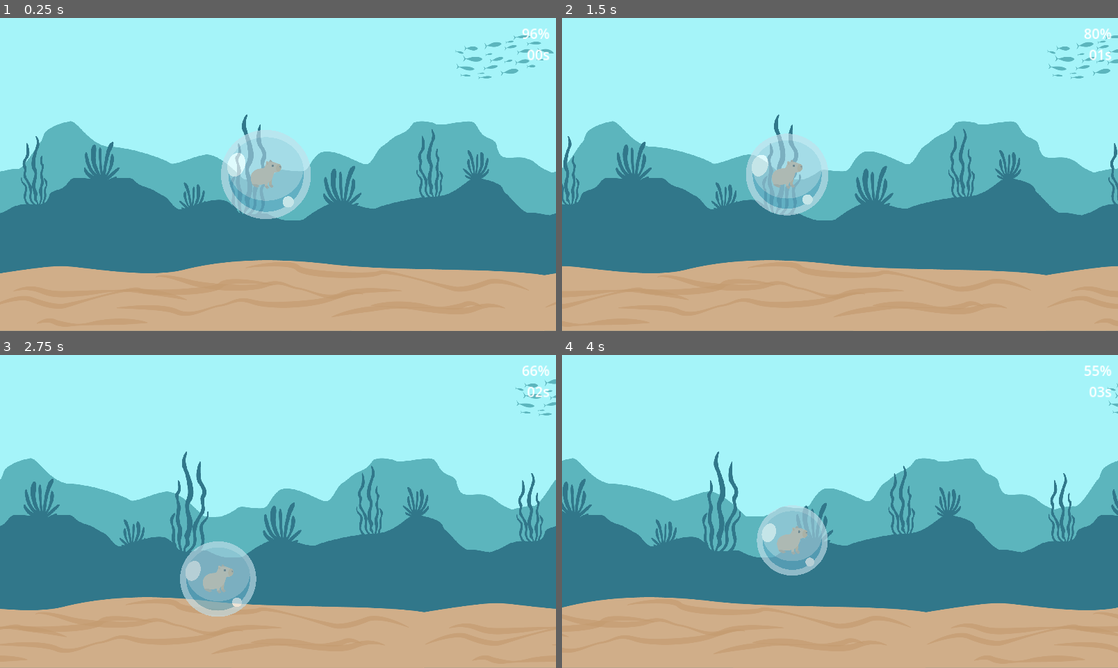
Above: before the commit, frames 1-4 (two rows, left to right).
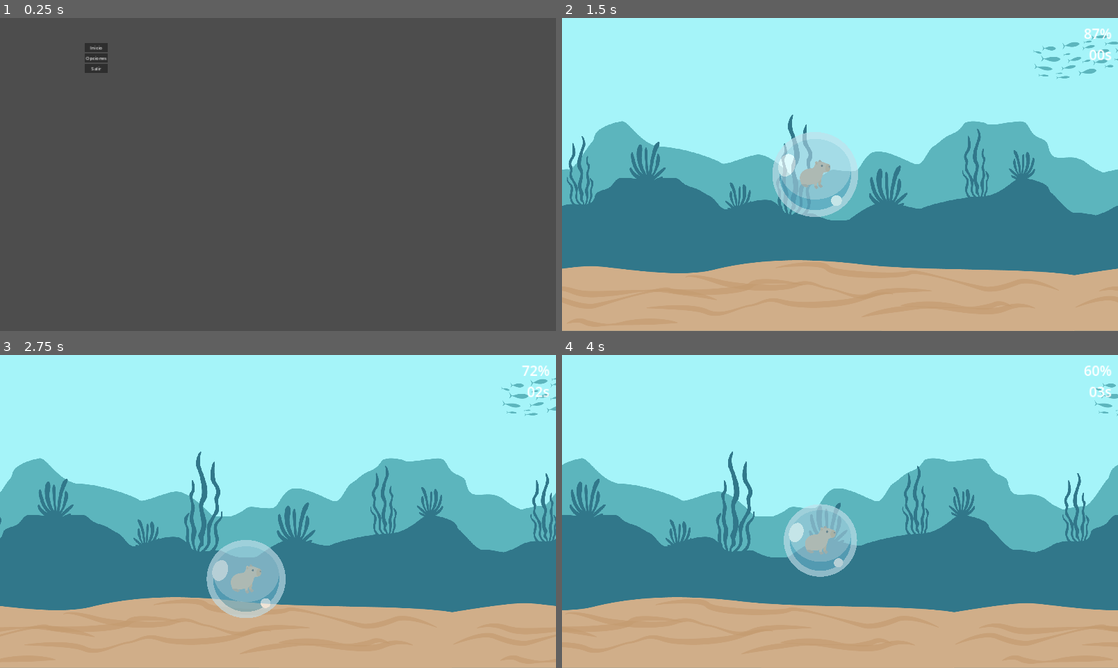
Above: after the commit, the same moments.

Repository: ReyCristian/Babelki
Game: Godot game, scene res://main_menu.tscn
Two runs of this game, one before a commit and one after it. Both use one fixed random seed, a clock stepped at 60 frames per second and the inputs below. Before the commit the project starts from res://main.tscn.
Inputs (mouse positions are in pixels of both pictures, inside the frame that each line leads up to):
- Up to frame 1 (0.25 s): no input
- Up to frame 2 (1.5 s): click (656, 46) at 0.5 s, where only the run after the commit has a clickable "Inicio"; hold Right (ui_right) from 1.28 s (still down)
- Up to frame 3 (2.75 s): release Right (ui_right) at 2.03 s; hold Down (ui_down) from 2.03 s (still down)
- Up to frame 4 (4 s): release Down (ui_down) at 2.78 s; hold Right (ui_right) 2.78-3.53 s; hold Up (ui_up) from 3.53 s (still down)

The runs differ from the first frame. In frame 1, 100% of the frame differs, in the area x 0-100%, y 0-100%; in frame 2, 9.1%; in frame 3, 10%; in frame 4, 9.3%.

Commit message:
Menus y pausa

Diff:
--- a/main.gd
+++ b/main.gd
@@ -2,6 +2,8 @@
 
 @export var player_scene: PackedScene = preload("res://player.tscn");
 @export var derrota_scene: PackedScene = preload("res://derrota.tscn");
+var pause_menu
+
 
 # Called when the node enters the scene tree for the first time.
 func _ready() -> void:
@@ -14,8 +16,22 @@
 	# Añadimos al jugador a la escena principal
 	add_child(player)
 	player.muerte.connect(derrota)
+	pause_menu=preload("res://menu_pause.tscn").instantiate()
+	add_child(pause_menu)
+	pause_menu.visible=false
 
 func derrota(tiempo):
 	var burbuja_derrota :Derrota = derrota_scene.instantiate()
 	burbuja_derrota.tiempo = tiempo;
 	$"..".add_child(burbuja_derrota)
+
+func pause_game():
+	pause_menu.visible=true
+	pause_menu.get_node("menu_pause").play()
+	get_tree().paused = true  # Pausa el árbol de nodos
+
+
+func unpause_game():
+	pause_menu.visible=false
+	pause_menu.get_node("menu_pause").stream_paused=true
+	get_tree().paused = false  # Reanuda el juego
--- a/main_menu.tscn
+++ b/main_menu.tscn
@@ -22,5 +22,11 @@
 layout_mode = 2
 text = "Opciones"
 
+[node name="Button" type="Button" parent="MenuPrincipal"]
+layout_mode = 2
+text = "Salir
+"
+
 [connection signal="pressed" from="MenuPrincipal/Inicio" to="MenuPrincipal" method="_on_inicio_pressed"]
 [connection signal="pressed" from="MenuPrincipal/Opciones" to="MenuPrincipal" method="_on_opciones_pressed"]
+[connection signal="pressed" from="MenuPrincipal/Button" to="MenuPrincipal" method="_on_button_pressed"]
--- a/menu_pause.gd
+++ b/menu_pause.gd
@@ -1,4 +1,5 @@
 extends VBoxContainer
+
 
 func _on_continuar_pressed() -> void:
 	get_tree().paused = false  # Reanuda el juego
@@ -7,3 +8,10 @@
 func _on_opciones_pressed() -> void:
 	$"../Menu_Opcion".visible=true
 	self.visible=false
+
+func _on_menuprin_pressed() -> void:
+	get_tree().paused= false
+	get_tree().change_scene_to_file("res://main_menu.tscn")
+
+func _on_salida_pressed() -> void:
+	get_tree().quit()
--- a/project.godot
+++ b/project.godot
@@ -11,7 +11,7 @@
 [application]
 
 config/name="Babelki"
-run/main_scene="res://main.tscn"
+run/main_scene="res://main_menu.tscn"
 config/features=PackedStringArray("4.3", "GL Compatibility")
 config/icon="res://icon.svg"
 
@@ -56,6 +56,11 @@
 , Object(InputEventKey,"resource_local_to_scene":false,"resource_name":"","device":-1,"window_id":0,"alt_pressed":false …(183 unchanged characters)…
 ]
 }
+ui_pause={
+"deadzone": 0.5,
+"events": [Object(InputEventKey,"resource_local_to_scene":false,"resource_name":"","device":0,"window_id":0,"alt_pressed":false,"shift_pressed":false,"ctrl_pressed":false,"meta_pressed":false,"pressed":false,"keycode":0,"physical_keycode":4194305,"key_label":0,"unicode":0,"location":0,"echo":false,"script":null)
+]
+}
 
 [rendering]
 
--- a/v_box_container.gd
+++ b/v_box_container.gd
@@ -13,3 +13,7 @@
 func _on_opciones_pressed() -> void:
 #	$Menu.stream_paused = true
 	get_tree().change_scene_to_file("res://menu_opcion.tscn")  # Cargo el menú de opciones
+
+
+func _on_button_pressed() -> void:
+	get_tree().quit()
